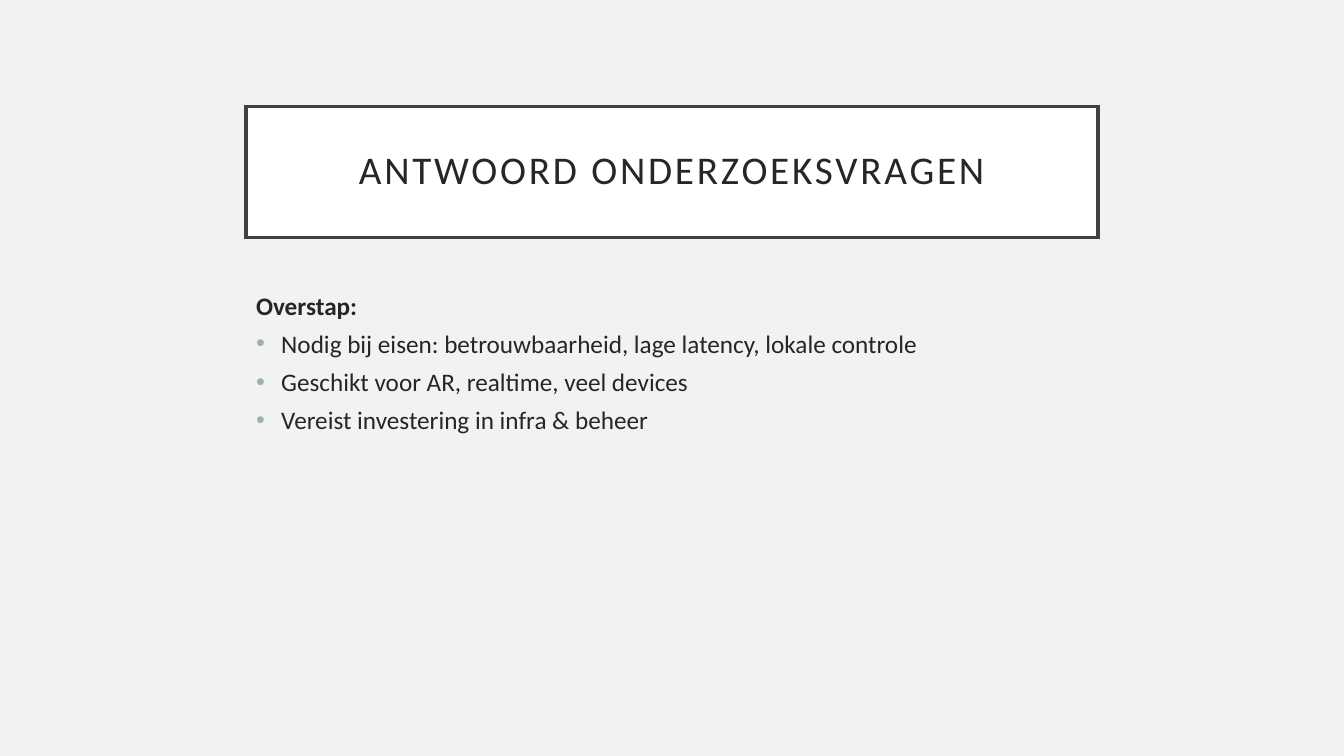
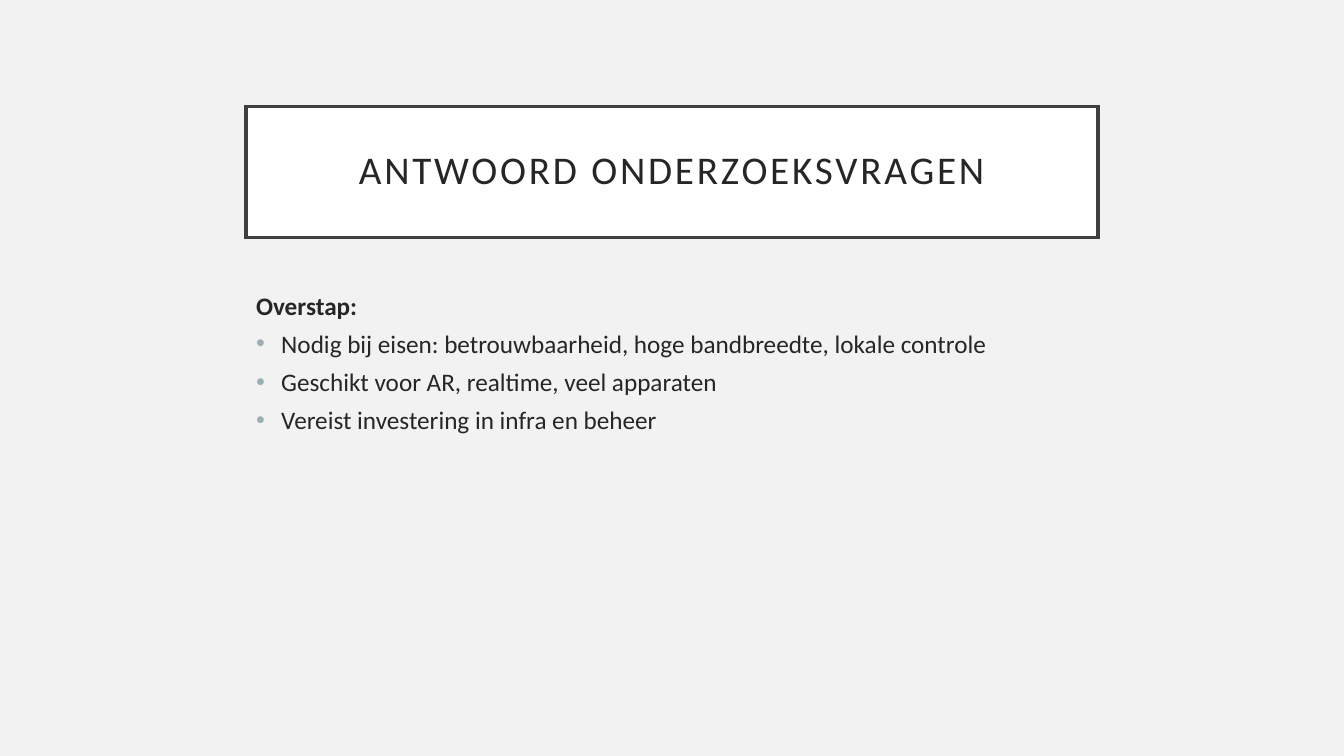
Before and after one commit to JanDeSomviele/Bachelorproef2025, a slide deck: slide 16 of Bachelorproef2025JanDeSomviele.odp. Drawn at 1344x756 pixels with LibreOffice and Linux fonts; fonts in the diff are those of the drawing. Boxes give left, top, right and bottom in pixels: in the first picture for what was removed or moved away, otherwise in the second. Text is boxed around its words. In the diff, an @@ line names an element or a change of style, - is before the commit and + after.

```diff
--- a/Bachelorproef2025JanDeSomviele.odp
+++ b/Bachelorproef2025JanDeSomviele.odp
@@ text at (x1=281, y1=335, x2=986, y2=434): text changed @@
-• Nodig bij eisen: betrouwbaarheid, lage latency, lokale controle
-• Geschikt voor AR, realtime, veel devices
-• Vereist investering in infra & beheer
+• Nodig bij eisen: betrouwbaarheid, hoge bandbreedte, lokale controle
+• Geschikt voor AR, realtime, veel apparaten
+• Vereist investering in infra en beheer
```
Also in this commit, not shown: 8 other slides changed, 1 other file.
